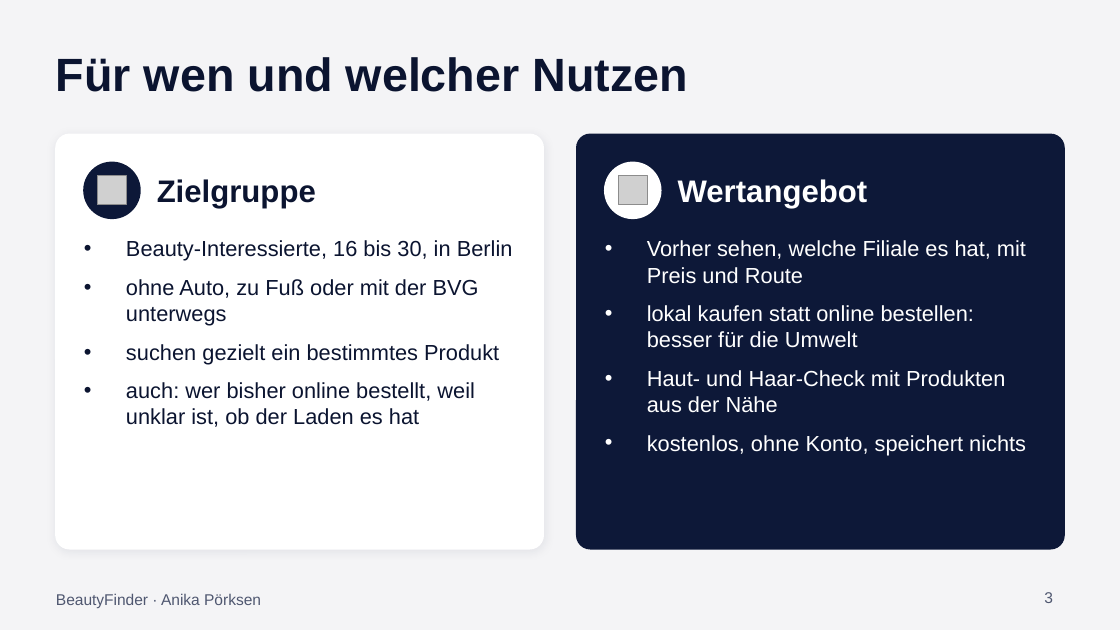
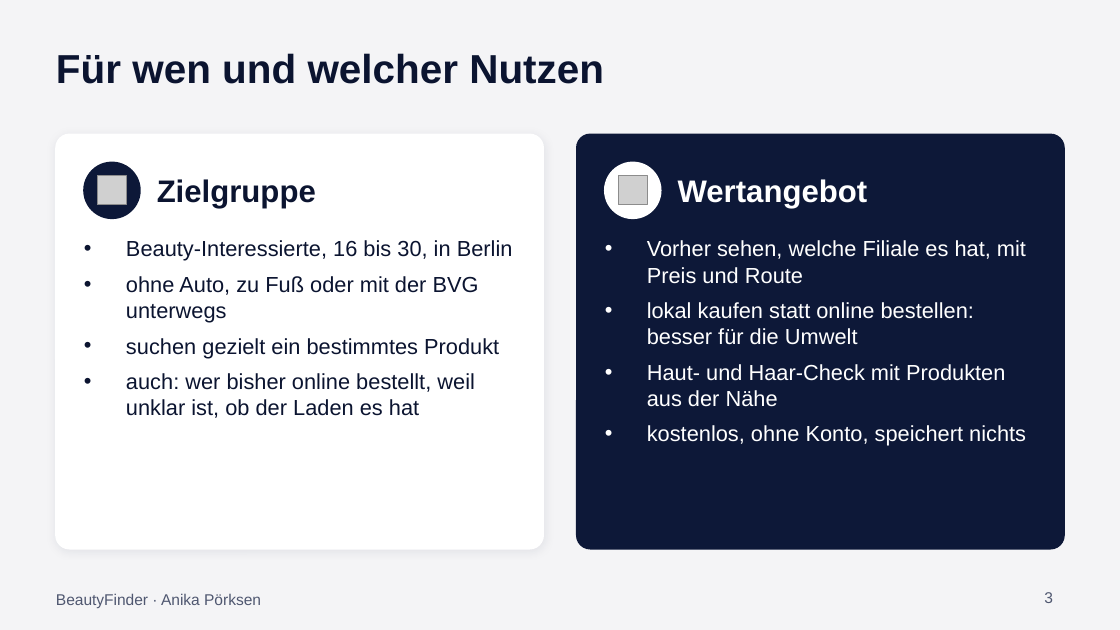
Before and after one commit to anikaprksn/Digitale-WElten, a slide deck: slide 3 of abgabe/Praesentation_BeautyFinder.pptx. Drawn at 1120x630 pixels with LibreOffice and Linux fonts; fonts in the diff are those of the drawing; grey boxes stand for pictures. Boxes give left, top, right and bottom in pixels: in the first picture for what was removed or moved away, otherwise in the second. Text is boxed around its words. In the diff, an @@ line names an element or a change of style, - is before the commit and + after.

```diff
--- a/abgabe/Praesentation_BeautyFinder.pptx
+++ b/abgabe/Praesentation_BeautyFinder.pptx
@@ text "Für wen und welcher Nutzen" at box(56, 53, 604, 84): size 30 to 26 pt @@
@@ text "Beauty-Interessierte, 16 bis 30, in ..." at box(126, 240, 513, 418): less space between paragraphs @@
@@ text "Vorher sehen, welche Filiale es ..." at box(647, 240, 1026, 446): less space between paragraphs @@
```
Also in this commit, not shown: 10 other slides changed.
